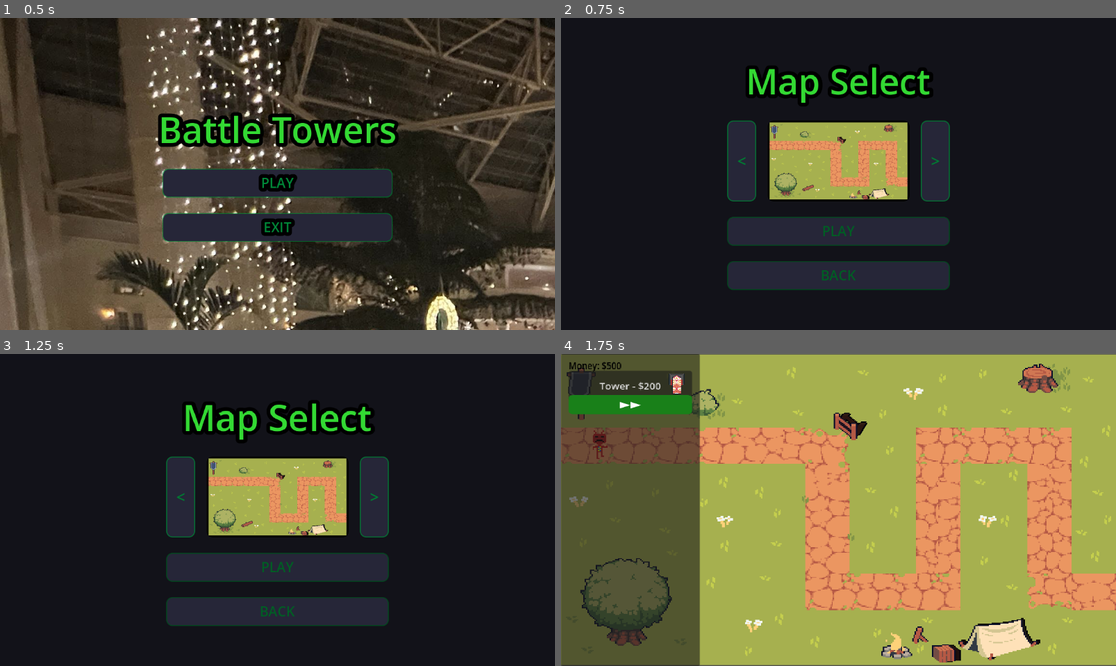
Above: before the commit, frames 1-4 (two rows, left to right).
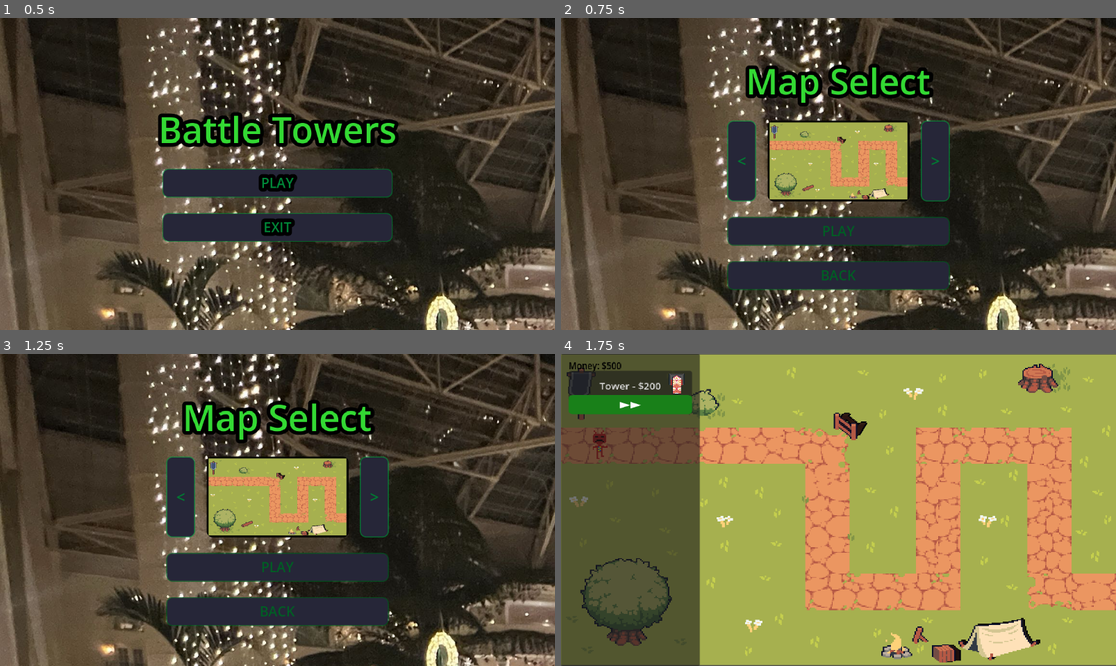
Above: after the commit, the same moments.

Repository: Matthewfrogman/Battle_towers
Game: Godot game, scene res://scenes/main_menu.tscn
Same seed, same stepped clock (60 frames per second), same inputs: the game is played once before the commit and once after it.
Inputs:
- Up to frame 1 (0.5 s): no input
- Up to frame 2 (0.75 s): click "PLAY" at 0.5 s
- Up to frame 3 (1.25 s): no input
- Up to frame 4 (1.75 s): click "PLAY" at 1.25 s

Frame 1 is identical in both runs. In frame 2, 57% of the frame differs, in the area x 0-100%, y 0-100%; in frame 3, 57%; in frame 4, nothing differs.

Commit message:
mapselfix

Diff:
--- a/scenes/map_select.gd
+++ b/scenes/map_select.gd
@@ -10,7 +10,7 @@
 	"res://Maps/Map_2.tscn",
 	"res://Maps/Map_3.tscn"
 ]
-const BG_IMAGE      = "res://scenes/mapsforselect/mainmenuart/pathway_imagine.jpg.png"
+const BG_IMAGE      = "res://scenes/mapsforselect/mainmenuart/pathway_image.jpg"
 const BUTTON_IMAGE  = "res://scenes/mapsforselect/mainmenuart/button.png"
 const BUTTON_HOVER  = 1.12
 const TWEEN_SPEED   = 0.15
